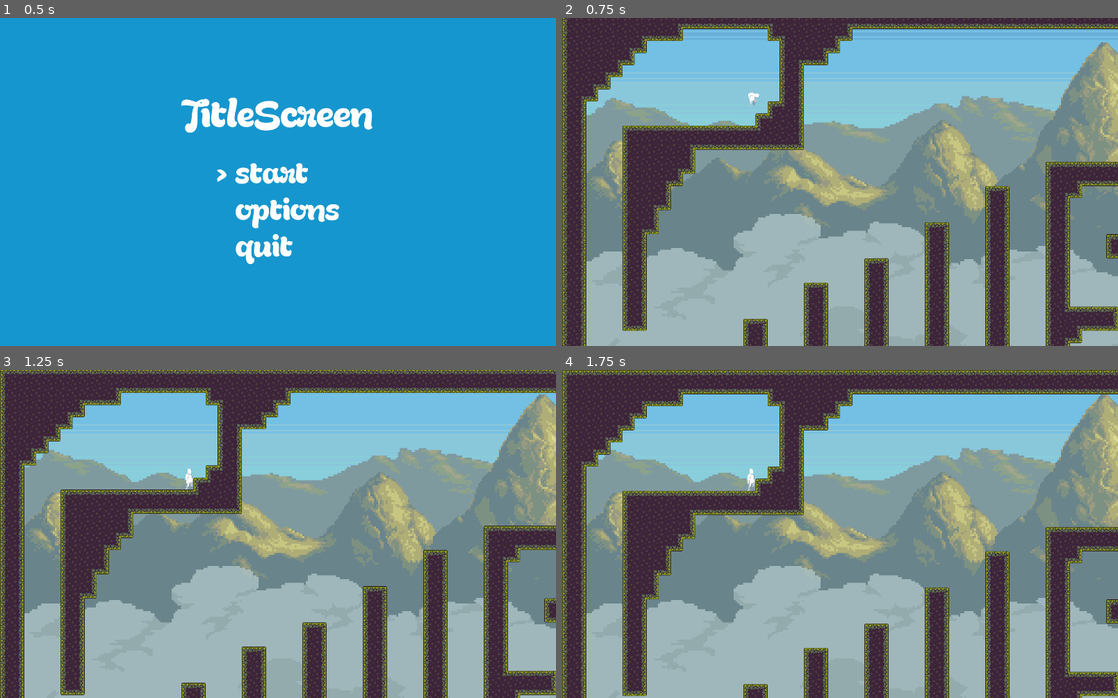
Above: before the commit, frames 1-4 (two rows, left to right).
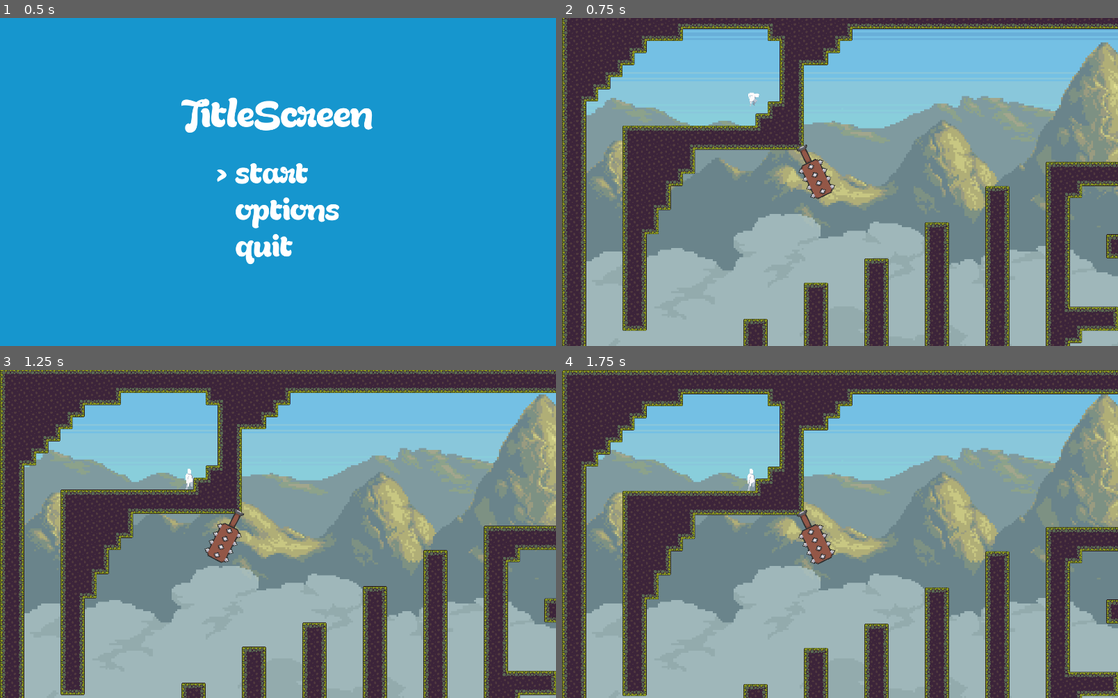
Above: after the commit, the same moments.

Repository: F1nny23/PlatformGame-main
Game: Godot game, scene res://MainMenu.tscn
The game is run twice, just before and just after one commit, with the same random seed, the same clock (stepped at 60 frames per second) and the same inputs. The project has no main scene, so this scene is started directly.
Inputs:
- Up to frame 1 (0.5 s): no input
- Up to frame 2 (0.75 s): tap Enter (ui_accept) at 0.5 s; hold Right (ui_right) from 0.53 s (still down); tap Ctrl (zoom) at 0.6 s
- Up to frame 3 (1.25 s): keep holding Right (ui_right); tap Enter (ui_accept) at 0.77 s
- Up to frame 4 (1.75 s): keep holding Right (ui_right); tap Ctrl (zoom) at 1.35 s; tap Enter (ui_accept) at 1.52 s

Frame 1 is identical in both runs. In frame 2, 0.5% of the frame differs, in the area x 42-50%, y 38-56%; in frame 3, 0.5%; in frame 4, 0.5%.

Commit message:
swing trap

Diff:
--- /dev/null
+++ b/SwingingTrap.gd
@@ -0,0 +1,9 @@
+extends Node2D
+
+func _ready():
+	$Swing.play("Swing")
+
+
+func _on_Area2D_body_entered(body):
+	if body.is_in_group("Player"):
+		print("player dead")
--- a/SwingingTrap.tscn
+++ b/SwingingTrap.tscn
@@ -1,14 +1,38 @@
-[gd_scene load_steps=2 format=2]
+[gd_scene load_steps=4 format=2]
 
 [ext_resource path="res://platform_metroidvania asset pack v1.01/platform_metroidvania asset pack v1.01/miscellaneous sprites/trap_suspended_anim_strip_18.png" type="Texture" id=1]
+[ext_resource path="res://SwingingTrap.gd" type="Script" id=2]
+
+[sub_resource type="Animation" id=1]
+resource_name = "Swing"
+loop = true
+tracks/0/type = "bezier"
+tracks/0/path = NodePath(".:rotation_degrees")
+tracks/0/interp = 1
+tracks/0/loop_wrap = true
+tracks/0/imported = false
+tracks/0/enabled = true
+tracks/0/keys = {
+"points": PoolRealArray( -101.5, -0.25, 0, 0.25, 0, 104, -0.25, 0, 0.25, 0, -104, -0.25, 0, 0.25, 0 ),
+"times": PoolRealArray( 0, 0.5, 1 )
+}
 
 [node name="SwingingTrap" type="Node2D"]
+rotation = -1.77151
+scale = Vector2( 3, 3 )
+script = ExtResource( 2 )
 
 [node name="Sprite" type="Sprite" parent="."]
+position = Vector2( 0, 15.977 )
 texture = ExtResource( 1 )
+hframes = 18
 
 [node name="Area2D" type="Area2D" parent="."]
 
 [node name="CollisionPolygon2D" type="CollisionPolygon2D" parent="Area2D"]
+polygon = PoolVector2Array( -3, 15, -8, 15, -12, 19, -8, 23, -12, 28, -9, 31, -13, 35, -9, 38, -12, 44, -7, 48, 7, 48, 12, 44, 8, 39, 12, 36, 9, 32, 12, 28, 9, 23, 13, 19, 8, 15, 3, 15 )
 
-[node name="AnimationPlayer" type="AnimationPlayer" parent="."]
+[node name="Swing" type="AnimationPlayer" parent="."]
+anims/Swing = SubResource( 1 )
+
+[connection signal="body_entered" from="Area2D" to="." method="_on_Area2D_body_entered"]
--- a/levels/World2.tscn
+++ b/levels/World2.tscn
@@ -1,8 +1,9 @@
-[gd_scene load_steps=7 format=2]
+[gd_scene load_steps=8 format=2]
 
 [ext_resource path="res://levels/BackWorld2.tscn" type="PackedScene" id=1]
 [ext_resource path="res://Player/Player.tscn" type="PackedScene" id=2]
 [ext_resource path="res://Fonts/Tileset.png" type="Texture" id=3]
+[ext_resource path="res://SwingingTrap.tscn" type="PackedScene" id=4]
 [ext_resource path="res://msc/Camera2D.gd" type="Script" id=6]
 
 [sub_resource type="ConvexPolygonShape2D" id=1]
@@ -402,6 +403,7 @@
 position = Vector2( 452.642, 200.198 )
 
 [node name="BackWorld2" parent="." instance=ExtResource( 1 )]
+position = Vector2( 49.3892, -180.203 )
 
 [node name="TileMap2" type="TileMap" parent="."]
 position = Vector2( 64, 0 )
@@ -409,3 +411,9 @@
 cell_size = Vector2( 32, 32 )
 format = 1
 tile_data = PoolIntArray( 65534, 0, 0, 65535, 0, 1, 0, 0, 1, 1, 0, 131076, 2, 0, 1, 3, 0, 131076, 4, 0, 131076, 5, 0, 1 …(17541 unchanged characters)…
+
+[node name="SwingingTrap" parent="." instance=ExtResource( 4 )]
+position = Vector2( 1745.21, 153.621 )
+
+[node name="SwingingTrap2" parent="." instance=ExtResource( 4 )]
+position = Vector2( 633.432, 376.623 )
